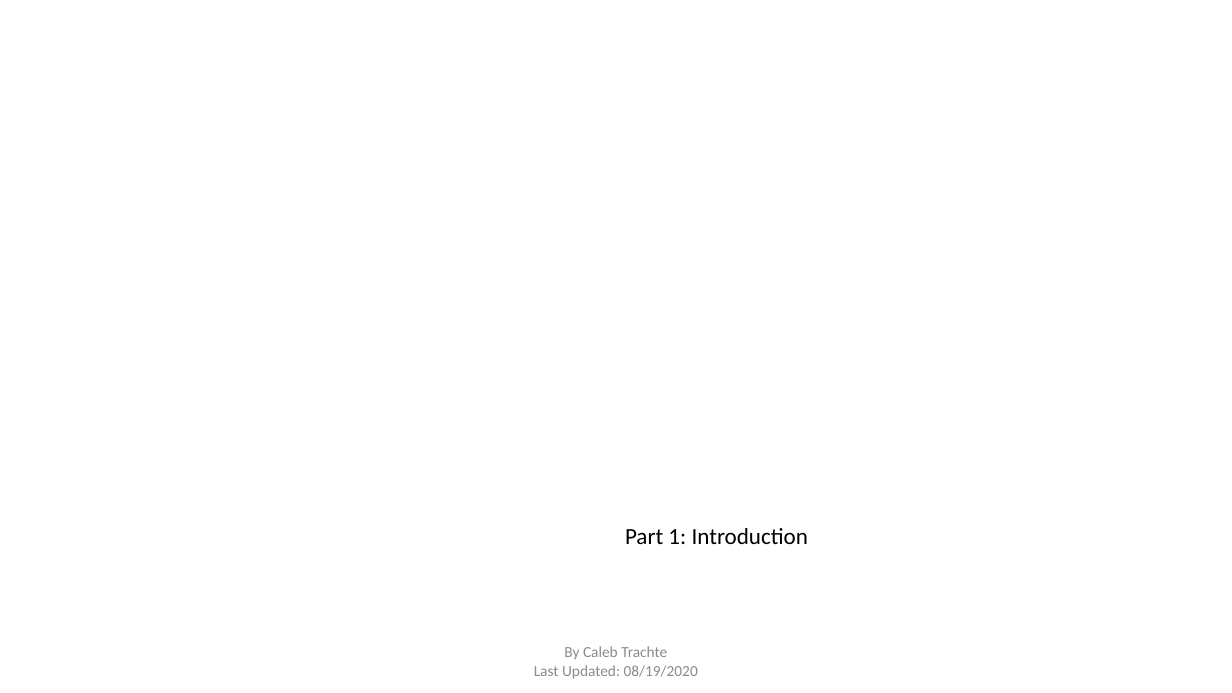
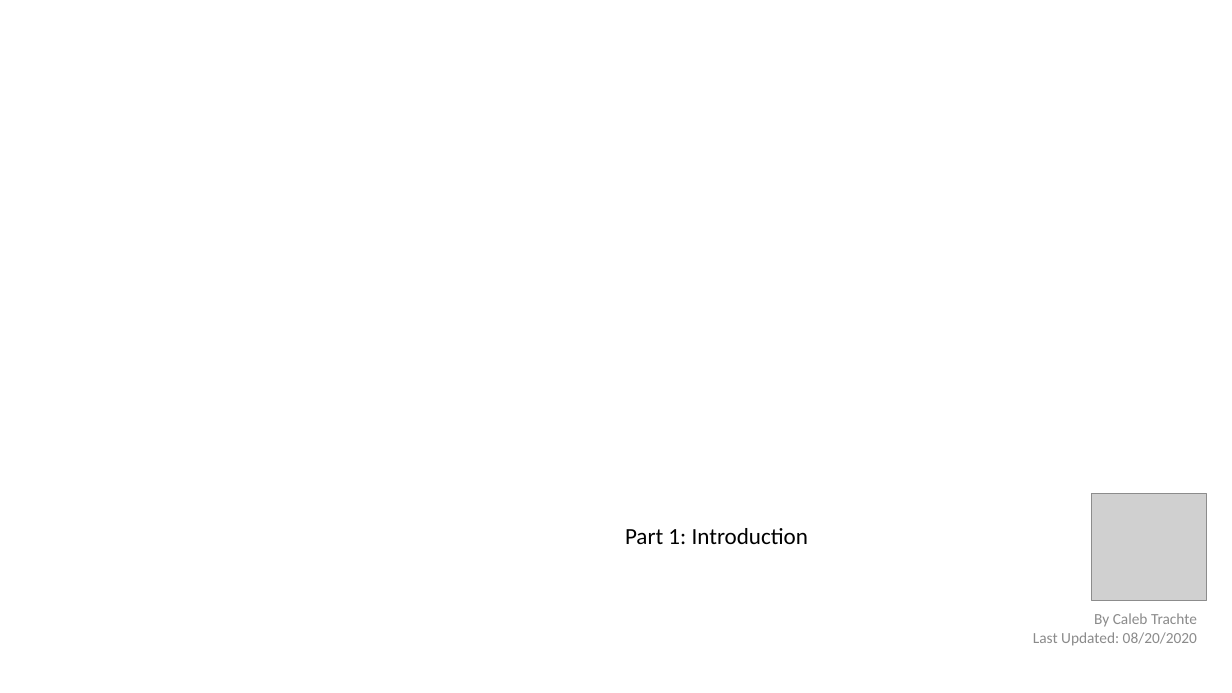
Before and after one commit to ctrachte/Rust-Tutorials, a slide deck: slide 1 of RustIntro.pptx. Drawn at 1232x693 pixels with LibreOffice and Linux fonts; fonts in the diff are those of the drawing; grey boxes stand for pictures; background and template pictures are left out. Boxes give left, top, right and bottom in pixels: in the first picture for what was removed or moved away, otherwise in the second. Text is boxed around its words. In the diff, an @@ line names an element or a change of style, - is before the commit and + after.

```diff
--- a/RustIntro.pptx
+++ b/RustIntro.pptx
@@ picture added at box(1092, 494, 1207, 601) @@
@@ text "By Caleb Trachte": place and size @@
-text "By Caleb Trachte" at box(534, 646, 698, 679)
+text "By Caleb Trachte" at box(1033, 613, 1197, 646)
@@ text at box(1094, 613, 1197, 627): alignment centre to right @@
@@ text at box(1033, 632, 1197, 646): text changed @@
-Last Updated: 08/19/2020
+Last Updated: 08/20/2020
```
Also in this commit, not shown: 1 slide added, 1 other file.
